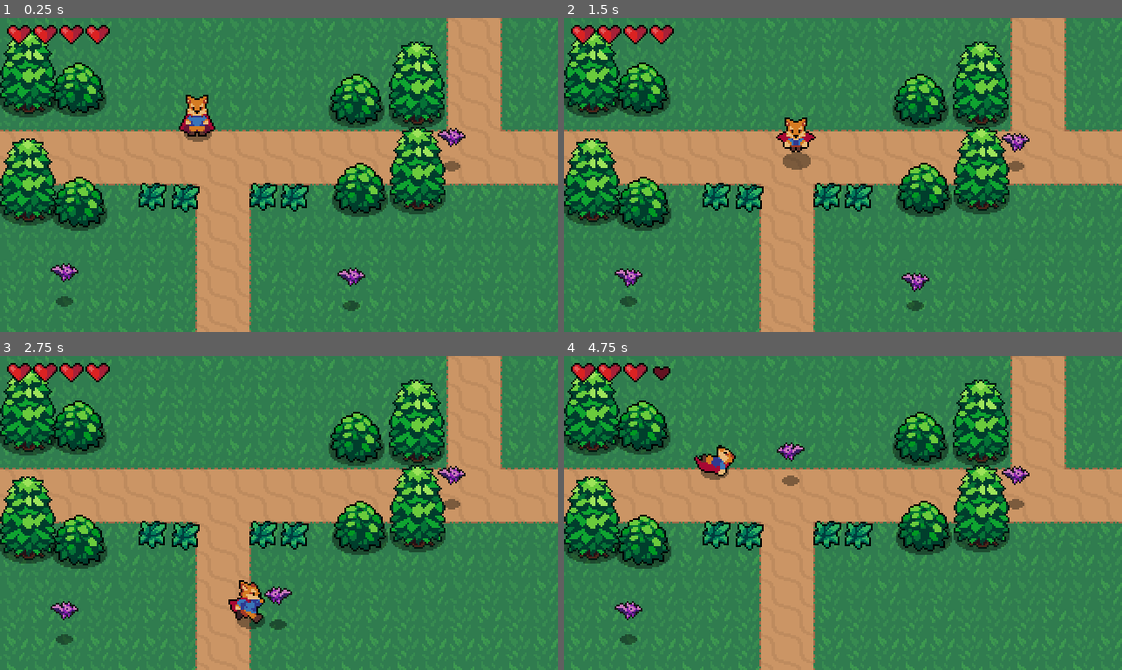
Above: before the commit, frames 1-4 (two rows, left to right).
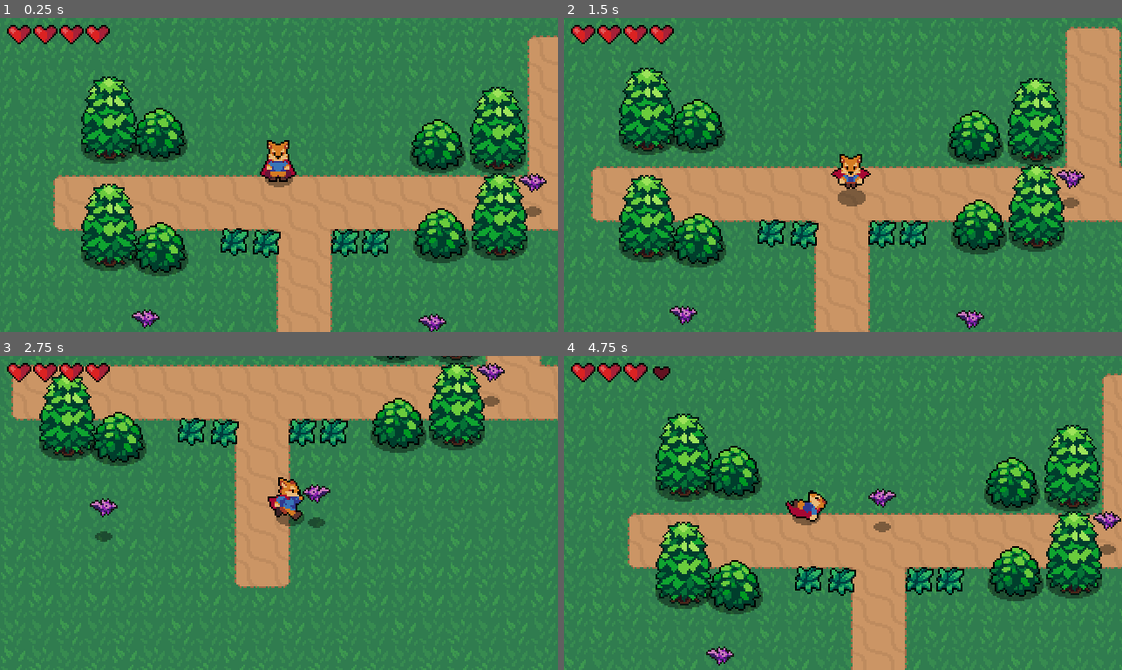
Above: after the commit, the same moments.

Repository: Firet/2d-action-rpg
Game: Godot game, scene res://World.tscn
Two runs of this game, one before a commit and one after it. Both use one fixed random seed, a clock stepped at 60 frames per second and the inputs below.
Inputs:
- Up to frame 1 (0.25 s): no input
- Up to frame 2 (1.5 s): hold Right (ui_right) 0.53-1.28 s; tap J (attack) at 0.6 s; hold Down (ui_down) from 1.28 s (still down); tap X (roll) at 1.35 s
- Up to frame 3 (2.75 s): release Down (ui_down) at 2.03 s; hold Right (ui_right) from 2.03 s (still down); tap J (attack) at 2.1 s
- Up to frame 4 (4.75 s): release Right (ui_right) at 2.78 s; hold Up (ui_up) 2.78-3.53 s; tap X (roll) at 2.85, 4.35 s; hold Left (ui_left) from 3.53 s (still down); tap J (attack) at 3.6 s

The runs differ from the first frame. In frame 1, 59% of the frame differs, in the area x 0-100%, y 0-100%; in frame 2, 55%; in frame 3, 58%; in frame 4, 59%.

Commit message:
Add camera2D that follows the player

Diff:
--- a/World.tscn
+++ b/World.tscn
@@ -37,10 +37,10 @@
 [node name="World" type="Node2D"]
 
 [node name="Background" type="Sprite" parent="."]
+position = Vector2( 160, 90 )
 texture = ExtResource( 3 )
-centered = false
 region_enabled = true
-region_rect = Rect2( 0, 0, 320, 180 )
+region_rect = Rect2( 0, 0, 784, 400 )
 
 [node name="DirtPathTileMap" type="TileMap" parent="."]
 tile_set = SubResource( 1 )
@@ -48,10 +48,18 @@
 format = 1
 tile_data = PoolIntArray( -65520, 0, 0, -65519, 0, 2, 16, 0, 65536, 17, 0, 65538, 65552, 0, 65536, 65553, 0, 65538, 131 …(1021 unchanged characters)…
 
+[node name="Camera2D" type="Camera2D" parent="."]
+position = Vector2( 113.441, 63.8305 )
+current = true
+smoothing_enabled = true
+
 [node name="YSort" type="YSort" parent="."]
 
 [node name="Player" parent="YSort" instance=ExtResource( 2 )]
 position = Vector2( 113.441, 63.8305 )
+
+[node name="RemoteTransform2D" type="RemoteTransform2D" parent="YSort/Player"]
+remote_path = NodePath("../../../Camera2D")
 
 [node name="Bushes" type="YSort" parent="YSort"]
 
@@ -104,4 +112,6 @@
 [node name="Bat3" parent="YSort" instance=ExtResource( 6 )]
 position = Vector2( 201.639, 165.158 )
 
-[node name="HealthUI" parent="." instance=ExtResource( 7 )]
+[node name="CanvasLayer" type="CanvasLayer" parent="."]
+
+[node name="HealthUI" parent="CanvasLayer" instance=ExtResource( 7 )]
